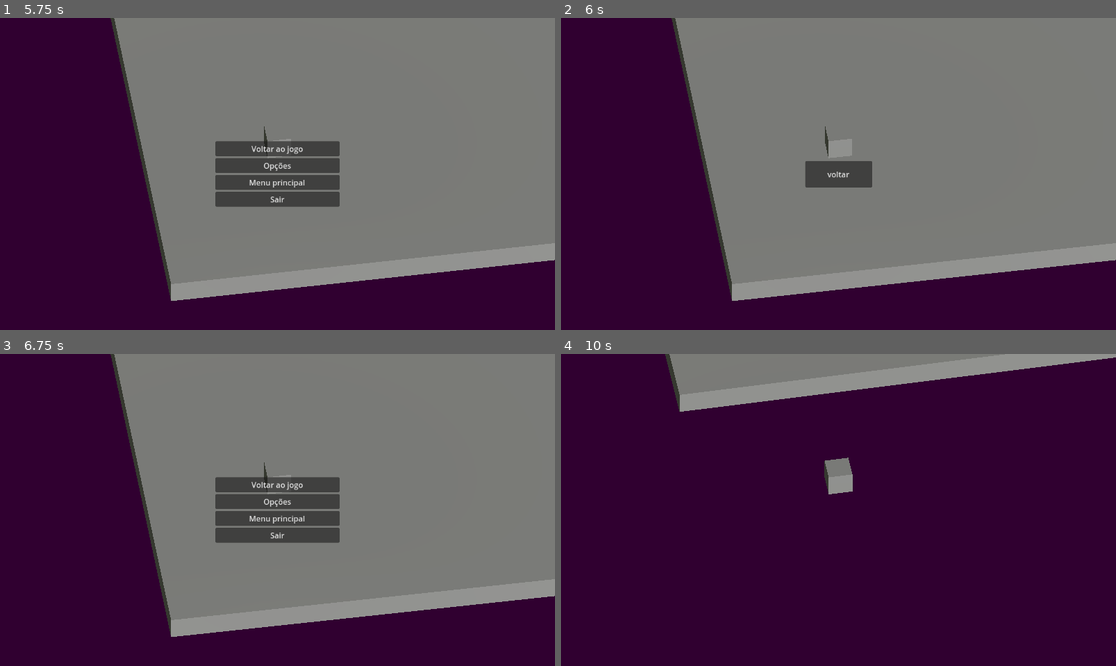
Above: before the commit, frames 1-4 (two rows, left to right).
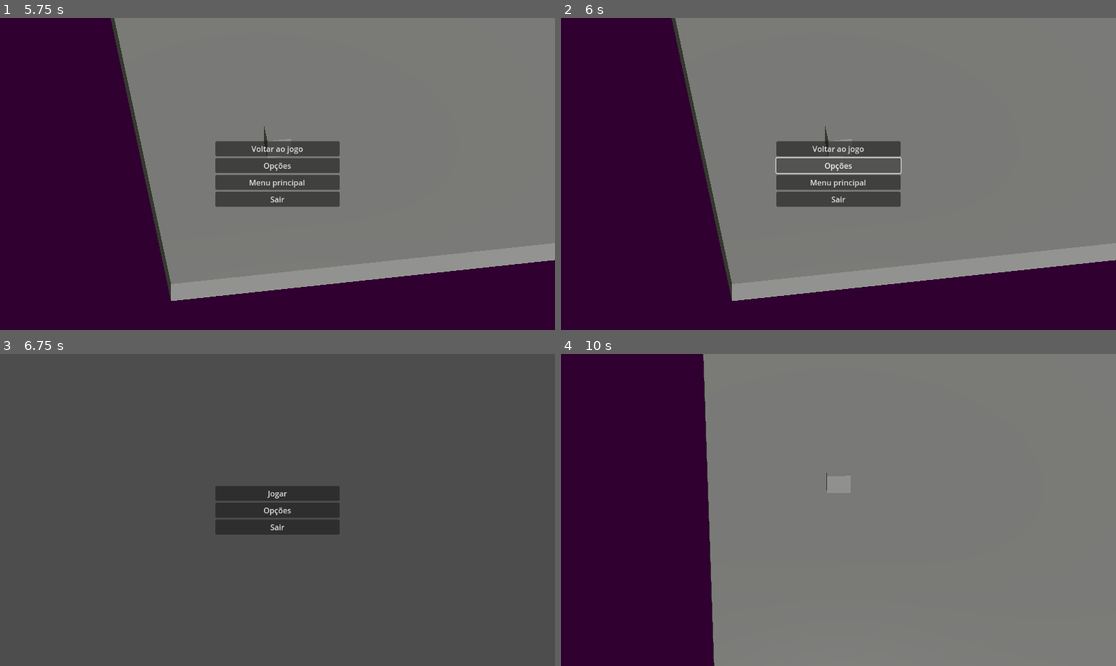
Above: after the commit, the same moments.

Repository: FellowshipOfTheGame/Hotel-Ponte-Negra
Game: Godot game, scene res://scenes/menus/menuPrincipal.tscn
The game is run twice, just before and just after one commit, with the same random seed, the same clock (stepped at 60 frames per second) and the same inputs.
Inputs (mouse positions are in pixels of both pictures, inside the frame that each line leads up to):
- Up to frame 1 (5.75 s): click "Opções" at 0.5 s; click "Jogar" at 1.25 s; tap Enter at 2, 3.5, 5 s; move the mouse to (305, 174) at 2.02 s; hold Up (ui_up) from 2.03 s (still down); tap Space at 2.75, 4.25 s; move the mouse to (249, 174) at 2.77 s; move the mouse to (288, 167) at 3.52 s; move the mouse to (271, 180) at 4.27 s; move the mouse to (316, 177) at 5.02 s; tap Escape (ui_cancel) at 5.65 s
- Up to frame 2 (6 s): release Up (ui_up) at 5.75 s; click "Opções" at 5.75 s
- Up to frame 3 (6.75 s): click (277, 519) at 6.5 s, where only the run after the commit has a clickable "Menu principal"
- Up to frame 4 (10 s): click (838, 494) at 7.25 s, where only the run after the commit has a clickable "Jogar"; click (838, 485) at 8 s, where only the run before the commit has a clickable "Voltar ao jogo"; tap Space at 8.75 s; move the mouse to (794, 506) at 8.77 s; hold Up (ui_up) from 8.78 s (still down); move the mouse to (844, 510) at 9.52 s

Frame 1 is identical in both runs. In frame 2, 3.7% of the frame differs, in the area x 38-62%, y 39-61%; in frame 3, 96%, in the area x 0-100%, y 0-100%; in frame 4, 67%.

Commit message:
update menu opcoes

Diff:
--- a/scenes/menus/menuPrincipal.tscn
+++ b/scenes/menus/menuPrincipal.tscn
@@ -44,4 +44,5 @@
 text = "Sair"
 
 [connection signal="pressed" from="Container/Jogar" to="." method="jogar"]
+[connection signal="pressed" from="Container/Opcoes" to="." method="opcoes"]
 [connection signal="pressed" from="Container/Sair" to="." method="sair"]
--- a/scripts/menuPausa.gd
+++ b/scripts/menuPausa.gd
@@ -5,8 +5,8 @@
 	Input.mouse_mode=Input.MOUSE_MODE_VISIBLE
 
 func _input(event: InputEvent) -> void:
-	if event is InputEventKey and event.is_pressed():match event.keycode:
-		KEY_ESCAPE:
+	if event is InputEventAction:if event.is_pressed():match event.action:
+		"ui_cancel":
 			get_viewport().set_input_as_handled()
 			voltar()
 
@@ -19,9 +19,9 @@
 	get_tree().paused=false
 	get_tree().change_scene_to_file("res://scenes/menus/menuPrincipal.tscn")
 
-func opcoes() -> void:
-	add_child(preload("res://scenes/menus/menuOpcoes.tscn").instantiate())
-	$Container.visible=false
+func opcoes() -> void:pass
+	#add_child(preload("res://scenes/menus/menuOpcoes.tscn").instantiate())
+	#$Container.visible=false
 
 
 func sair() -> void:
--- a/scripts/menuPrincipal.gd
+++ b/scripts/menuPrincipal.gd
@@ -5,3 +5,7 @@
 
 func sair() -> void:
 	get_tree().quit()
+
+func opcoes() -> void:pass
+	#add_child(preload("res://scenes/menus/menuOpcoes.tscn").instantiate())
+	#$Container.visible=false
--- a/scripts/menu_opcoes.gd
+++ b/scripts/menu_opcoes.gd
@@ -5,6 +5,7 @@
 func _input(event: InputEvent) -> void:
 	if event is InputEventAction:match event.action:
 		"ui_cancel":
+			get_viewport().set_input_as_handled()
 			voltar()
 
 func voltar() -> void:
